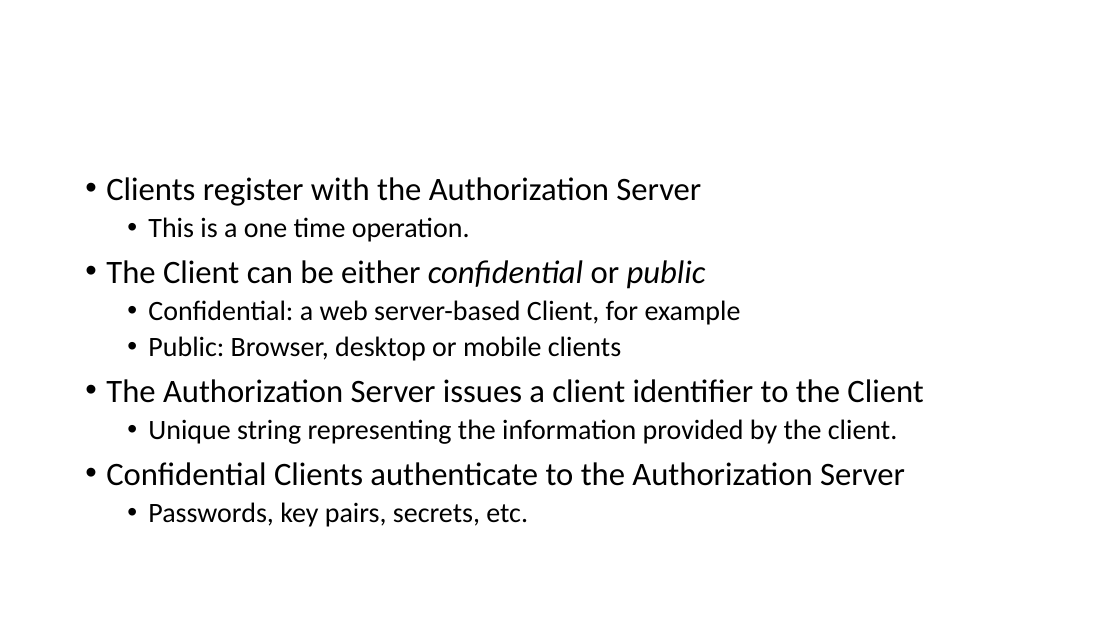
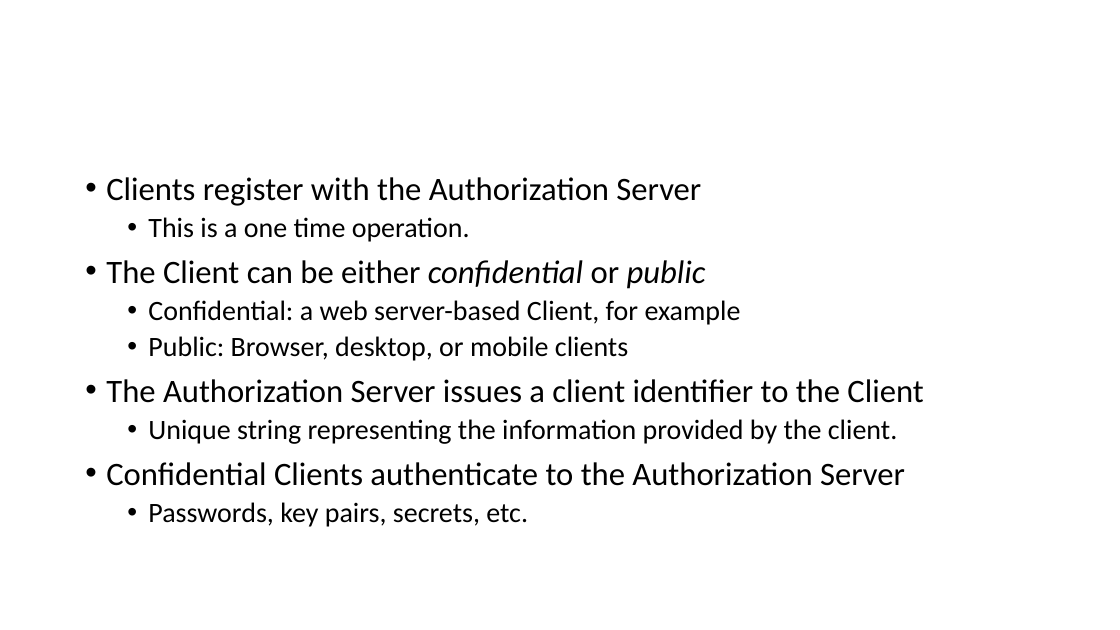
Before and after one commit to airavata-courses/airavata-courses.github.io, a slide deck: slide 18 of slides/Fall2017-OAuth2-OIDC.pptx (slide 17 before the commit). Drawn at 1120x630 pixels with LibreOffice and Linux fonts; fonts in the diff are those of the drawing. Boxes give left, top, right and bottom in pixels: in the first picture for what was removed or moved away, otherwise in the second. Text is boxed around its words. In the diff, an @@ line names an element or a change of style, - is before the commit and + after.

```diff
--- a/slides/Fall2017-OAuth2-OIDC.pptx
+++ b/slides/Fall2017-OAuth2-OIDC.pptx
@@ text at [148, 336, 628, 361]: text changed @@
-  • Public: Browser, desktop or mobile clients
+  • Public: Browser, desktop, or mobile clients
```
Also in this commit, not shown: 13 other slides changed, 2 slides added, 7 slides removed.
